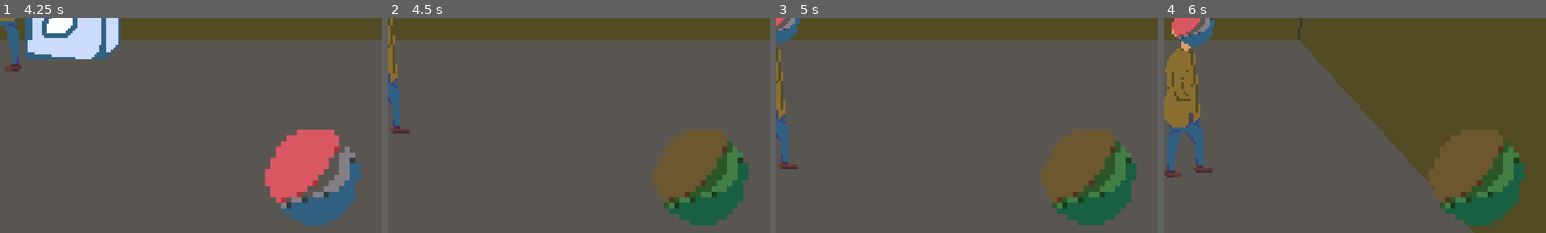
Above: before the commit, frames 1-4 (left to right).
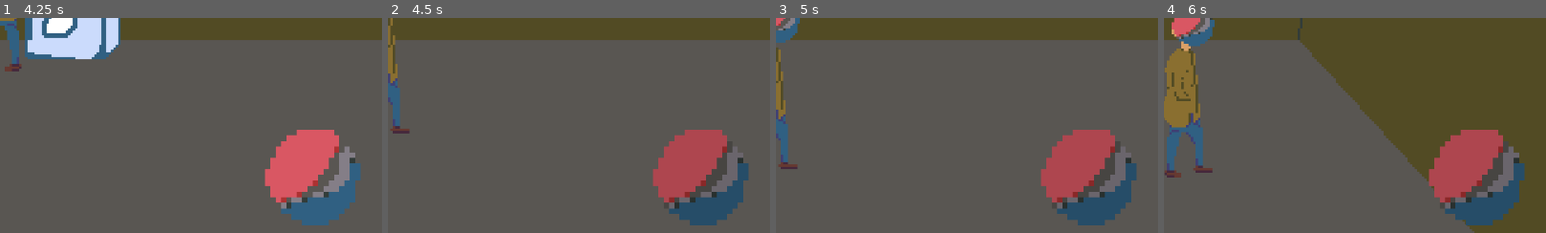
Above: after the commit, the same moments.

Repository: TerjeBallestad/pespi-mask
Game: Godot game, scene res://scenes/basement.tscn
Same seed, same stepped clock (60 frames per second), same inputs: the game is played once before the commit and once after it. This scene is started directly instead of the project's main scene. Sound files missing from this copy of the repository are replaced by a short silence.
Inputs (mouse positions are % of the whole screen's width and height, from its top left):
- Up to frame 1 (4.25 s): tap Enter at 0.5, 2, 3.5 s; move the mouse to (72, 45) at 0.52 s; click (72, 45) at 0.67 s; tap Space at 1.25, 2.75 s; move the mouse to (30, 55) at 1.27 s; click (30, 55) at 1.42 s; move the mouse to (60, 28) at 2.02 s; click (60, 28) at 2.17 s; move the mouse to (45, 70) at 2.77 s; click (45, 70) at 2.92 s; move the mouse to (2, 49) at 3.52 s; click (2, 49) at 3.67 s
- Up to frame 2 (4.5 s): click (91, 83) at 4.25 s
- Up to frame 3 (5 s): no input
- Up to frame 4 (6 s): click (91, 83) at 5 s; click (91, 83) at 5.75 s
The pictures show only the part of the screen within x 50-100%, y 46-96%; the shares and areas given below are measured in that part.

Frame 1 is identical in both runs. In frame 2, 8.2% of the frame differs, in the area x 69-95%, y 52-97%; in frame 3, 8.2%; in frame 4, 8.2%.

Commit message:
grey mask

Diff:
--- a/scripts/mask_toggle.gd
+++ b/scripts/mask_toggle.gd
@@ -47,6 +47,6 @@
 func _update_visual() -> void:
 	# Visual feedback for mask state
 	if GameState.is_wearing_pepsi_mask():
-		modulate = Color(0.5, 1.0, 0.5)  # Green tint when wearing
+		modulate = Color(0.8, 0.8, 0.8)  # Green tint when wearing
 	else:
 		modulate = Color.WHITE
